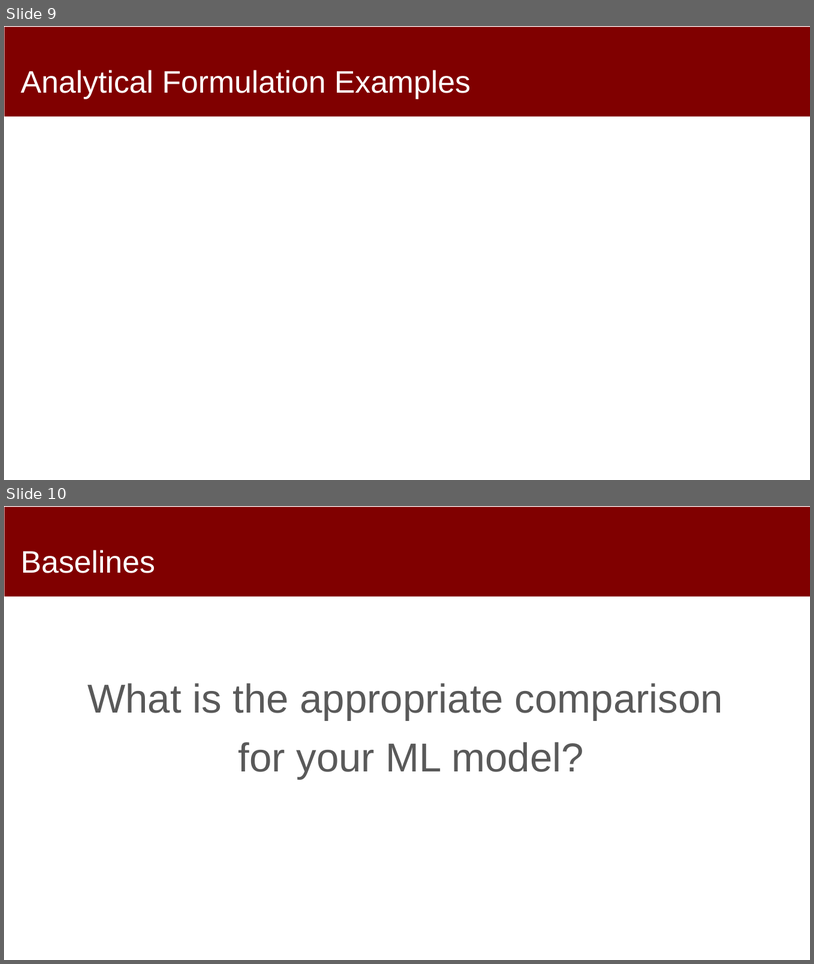
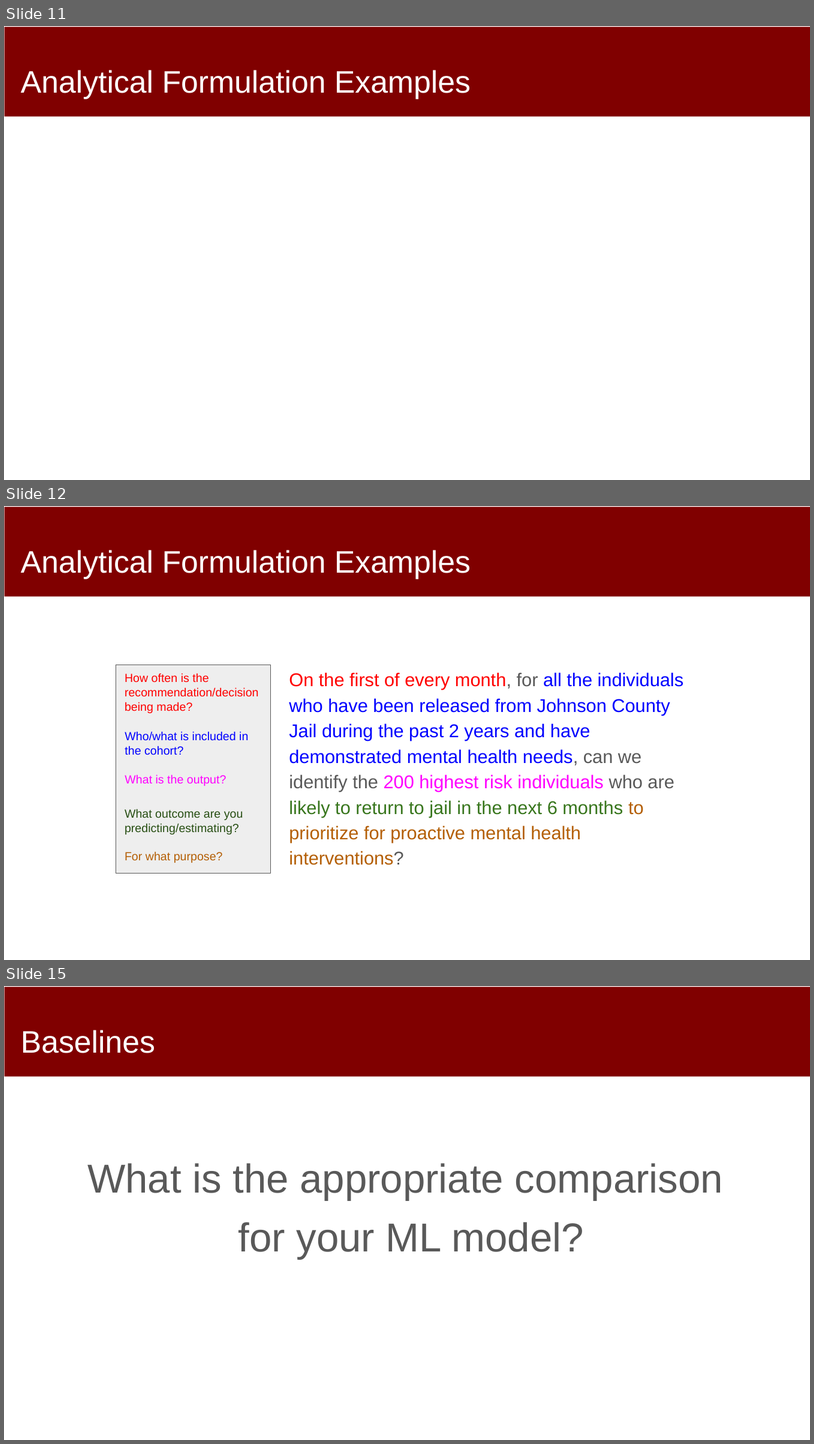
Before and after one commit to dssg/mlforpublicpolicylab, a slide deck: 03 - Data Exploration, Analytical Formulation, and Baselines/formulation-and-baselines.pptx. Shown one above the other, each under a label of ours: slides 9 and 10 before the commit, slides 11, 12 and 15 after it; the slides between them are not shown. The pictures are 814x964 and 814x1444 pixels, drawn with LibreOffice and Linux fonts; fonts in the diff are those of the drawing. Boxes give left, top, right and bottom in pixels: in the first picture for what was removed or moved away, otherwise in the second. Text is boxed around its words. In the diff, an @@ line names an element or a change of style, - is before the commit and + after.

Commit message:
formulation template

```diff
--- a/03 - Data Exploration, Analytical Formulation, and Baselines/formulation-and-baselines.pptx
+++ b/03 - Data Exploration, Analytical Formulation, and Baselines/formulation-and-baselines.pptx
@@ slide 12 added at (4, 506, 810, 960), background #FFFFFF; not listed: 1 template element that a slide beside it also shows @@
@@ title added at (21, 550, 471, 579), 37 pt, text #FFFFFF @@
+Analytical Formulation Examples
@@ rectangle added at (116, 664, 271, 873), fill #EEEEEE, outline #595959 0.75 pt @@
@@ text added at (125, 673, 259, 713), 14 pt, text #FF0000 @@
+How often is the recommendation/decision being made?
@@ text added at (289, 672, 684, 865), 22 pt, text #0000FF @@
+On the first of every month, for all the individuals who have been released from Johnson County Jail during the past 2 years and have demonstrated mental health needs, can we identify the 200 highest risk individuals who are likely to return to jail in the next 6 months to prioritize for proactive mental health interventions?
@@ text added at (125, 731, 248, 755), 14 pt, text #0000FF @@
+Who/what is included in the cohort?
@@ text added at (125, 774, 226, 786), 14 pt, text #FF00FF @@
+What is the output?
@@ text added at (125, 808, 243, 862), 14 pt, text #274E13 @@
+What outcome are you predicting/estimating?
+For what purpose?
@@ what was slide 9 is now slide 11 @@
@@ what was slide 10 is now slide 15 @@
```
Also in this commit, not shown: 4 other slides added.
